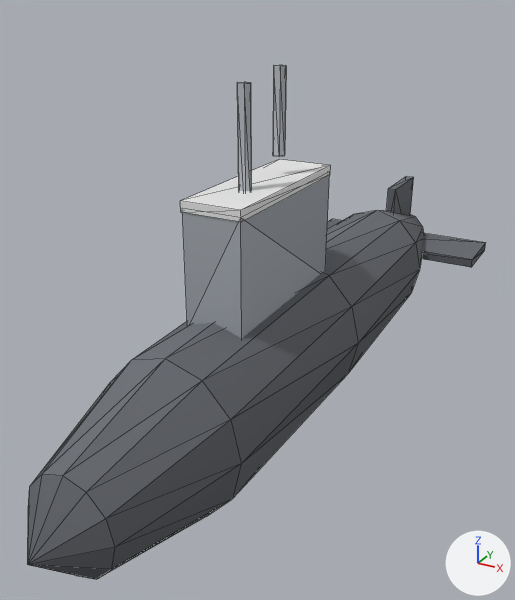
Before and after pictures for a commit that changed the glTF model csharp/Unciv.Godot/Packs/units/models/unit/Submarine.glb.
Before and after are seen from a 50 mm lens placed at (0.379, -0.801, 0.53), pointed at (-0.029, -0.059, 0.159). Every picture has the same lights, and +X, +Y and +Z are marked at lower right. The older version comes first. Mesh edges are drawn as thin lines. Vertices at exactly the same position are counted once.

The first picture shows 'Body'.
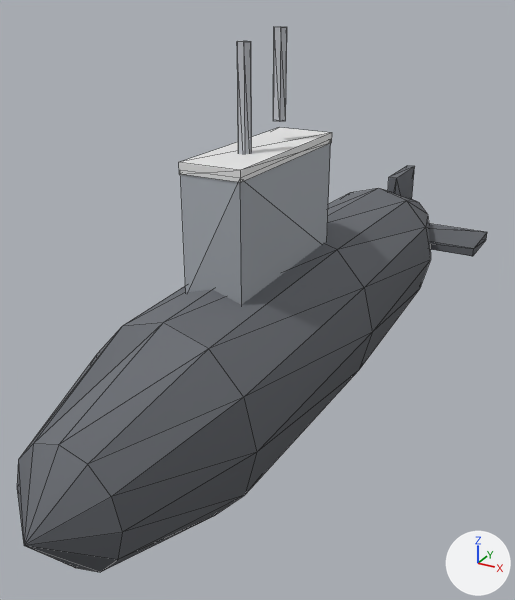
Location of each change, [x1, y1, x2, y2] in pixels of the pictures (515 x 600 px; the box of a moved part takes in the faces that stretch with it):
'Body', reshaped (6% taller)
    before: [27, 65, 486, 579]
    after: [17, 27, 487, 572]
part 1 of me_body, moved or reshaped
    before: [181, 159, 331, 222]
    after: [179, 127, 332, 183]
part 2 of me_body, moved or reshaped
    before: [27, 210, 424, 579]
    after: [17, 188, 431, 572]
part 3 of me_body, moved or reshaped
    before: [327, 219, 486, 267]
    after: [429, 224, 487, 256]
part 4 of me_body, moved or reshaped
    before: [386, 176, 414, 214]
    after: [388, 166, 415, 199]
part 5 of me_body, moved or reshaped
    before: [182, 176, 329, 338]
    after: [181, 143, 331, 305]
part 6 of me_body, moved or reshaped
    before: [237, 82, 251, 191]
    after: [237, 41, 251, 154]
part 7 of me_body, moved or reshaped
    before: [273, 65, 286, 157]
    after: [273, 27, 287, 122]

Edits to the bpy script that builds the scene:
```text
Change me_body:
    used by ob_body; location = (0.0, 0.0, 0.0)
    remove me_body.from_pydata(...)  # 118 vertices, 208 faces; spans x -0.15..0.15, y -0.5..0.5, z 0.0..0.45
    add me_body.from_pydata(...)  # 118 vertices, 208 faces; spans x -0.15..0.15, y -0.5..0.5, z 0.0..0.49
    me_body part 1: the loose piece of 8 vertices spanning x -0.036..0.036, y -0.211..0.011, z 0.316..0.328 is moved by (0.0, 0.0, 0.04)
    me_body part 2: the loose piece of 62 vertices spanning x -0.09..0.09, y -0.5..0.5, z 0.0..0.2 is scaled about the mesh origin by (1.2, 1, 1.2)
    me_body part 3: the loose piece of 8 vertices spanning x -0.15..0.15, y 0.37..0.47, z 0.093..0.107 is moved by (0.0, 0.0, 0.02)
    me_body part 4: the loose piece of 8 vertices spanning x -0.007..0.007, y 0.37..0.47, z 0.09..0.21 is moved by (0.0, 0.0, 0.02)
    me_body part 5: the loose piece of 8 vertices spanning x -0.035..0.035, y -0.21..0.01, z 0.18..0.32 is moved by (0.0, 0.0, 0.04)
    me_body part 6: the loose piece of 12 vertices spanning x -0.008..0.008, y -0.147..-0.133, z 0.3..0.44 is moved by (0.0, 0.0, 0.04)
    me_body part 7: the loose piece of 12 vertices spanning x -0.008..0.008, y -0.067..-0.053, z 0.35..0.45 is moved by (0.0, 0.0, 0.04)
```
